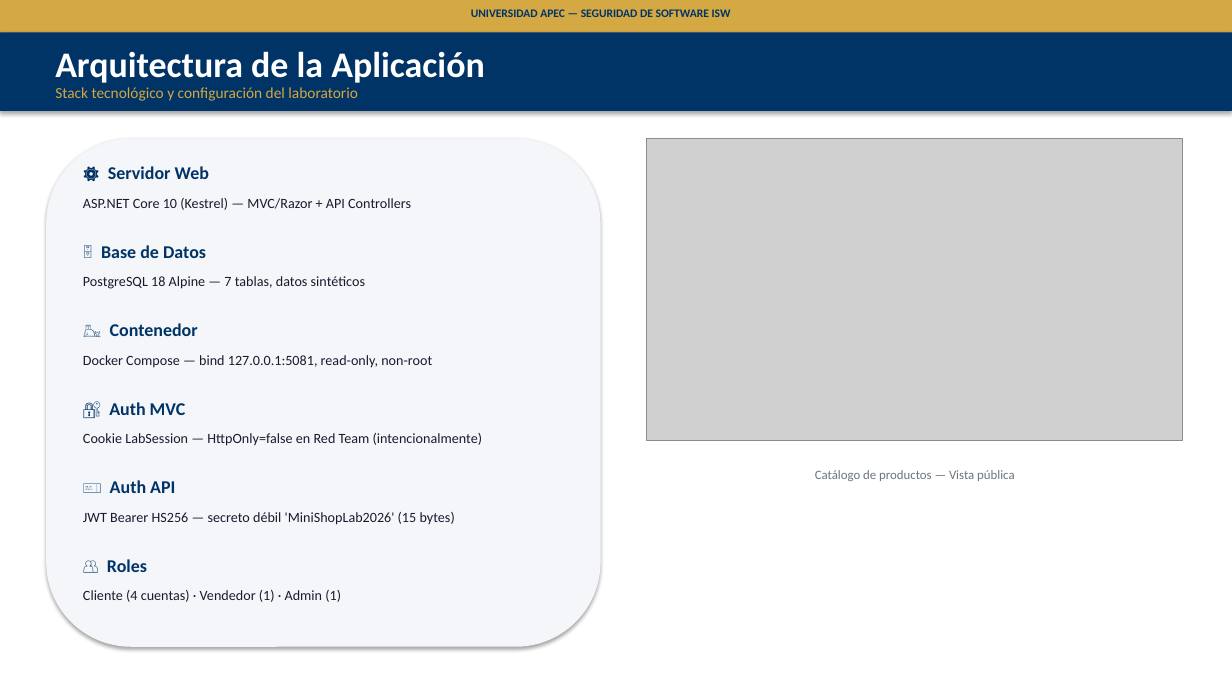
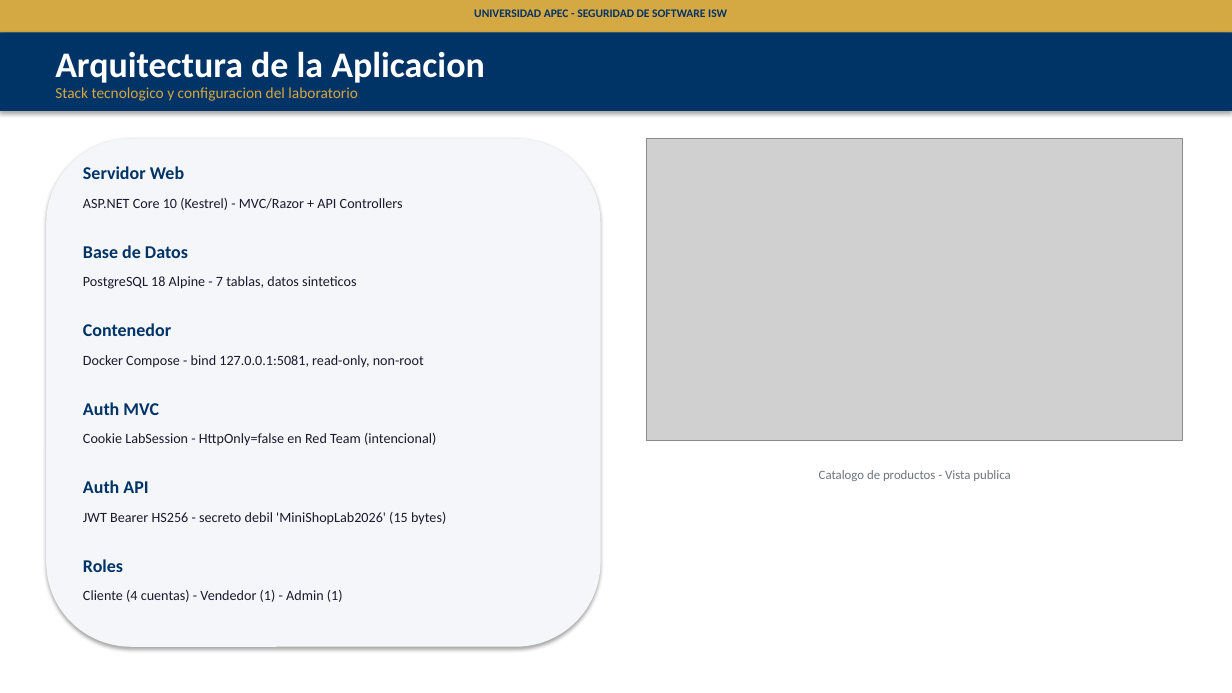
Before and after one commit to RainieryPeniaJrg/unapec-isw-mini-shop-security-lab, a slide deck: slide 3 of docs/fase1/presentacion-fase1-minishop.pptx. Drawn at 1232x693 pixels with LibreOffice and Linux fonts; fonts in the diff are those of the drawing; grey boxes stand for pictures. Boxes give left, top, right and bottom in pixels: in the first picture for what was removed or moved away, otherwise in the second. Text is boxed around its words. In the diff, an @@ line names an element or a change of style, - is before the commit and + after.

```diff
--- a/docs/fase1/presentacion-fase1-minishop.pptx
+++ b/docs/fase1/presentacion-fase1-minishop.pptx
@@ text at [474,9,727,17]: text changed @@
-UNIVERSIDAD APEC — SEGURIDAD DE SOFTWARE ISW
+UNIVERSIDAD APEC - SEGURIDAD DE SOFTWARE ISW
@@ text at [55,51,485,83]: text changed @@
-Arquitectura de la Aplicación
+Arquitectura de la Aplicacion
@@ text at [55,87,357,101]: text changed @@
-Stack tecnológico y configuración del laboratorio
+Stack tecnologico y configuracion del laboratorio
@@ text at [83,166,184,179]: text changed @@
-⚙️ Servidor Web
+Servidor Web
@@ text at [83,198,403,210]: text changed @@
-ASP.NET Core 10 (Kestrel) — MVC/Razor + API Controllers
+ASP.NET Core 10 (Kestrel) - MVC/Razor + API Controllers
@@ text at [83,245,188,258]: text changed @@
-🗄️ Base de Datos
+Base de Datos
@@ text at [83,276,356,289]: text changed @@
-PostgreSQL 18 Alpine — 7 tablas, datos sintéticos
+PostgreSQL 18 Alpine - 7 tablas, datos sinteticos
@@ text at [83,323,171,336]: text changed @@
-🐳 Contenedor
+Contenedor
@@ text at [83,355,424,368]: text changed @@
-Docker Compose — bind 127.0.0.1:5081, read-only, non-root
+Docker Compose - bind 127.0.0.1:5081, read-only, non-root
@@ text at [83,402,159,415]: text changed @@
-🔐 Auth MVC
+Auth MVC
@@ text at [83,433,436,445]: text changed @@
-Cookie LabSession — HttpOnly=false en Red Team (intencionalmente)
+Cookie LabSession - HttpOnly=false en Red Team (intencional)
@@ text at [819,470,1010,481]: text changed @@
-Catálogo de productos — Vista pública
+Catalogo de productos - Vista publica
@@ text at [83,480,148,493]: text changed @@
-🎫 Auth API
+Auth API
@@ text at [83,512,446,525]: text changed @@
-JWT Bearer HS256 — secreto débil 'MiniShopLab2026' (15 bytes)
+JWT Bearer HS256 - secreto debil 'MiniShopLab2026' (15 bytes)
@@ text at [83,559,123,572]: text changed @@
-👥 Roles
+Roles
@@ text at [83,590,343,602]: text changed @@
-Cliente (4 cuentas) · Vendedor (1) · Admin (1)
+Cliente (4 cuentas) - Vendedor (1) - Admin (1)
```
Also in this commit, not shown: 18 other slides changed, 1 slide added, 3 slides removed.
